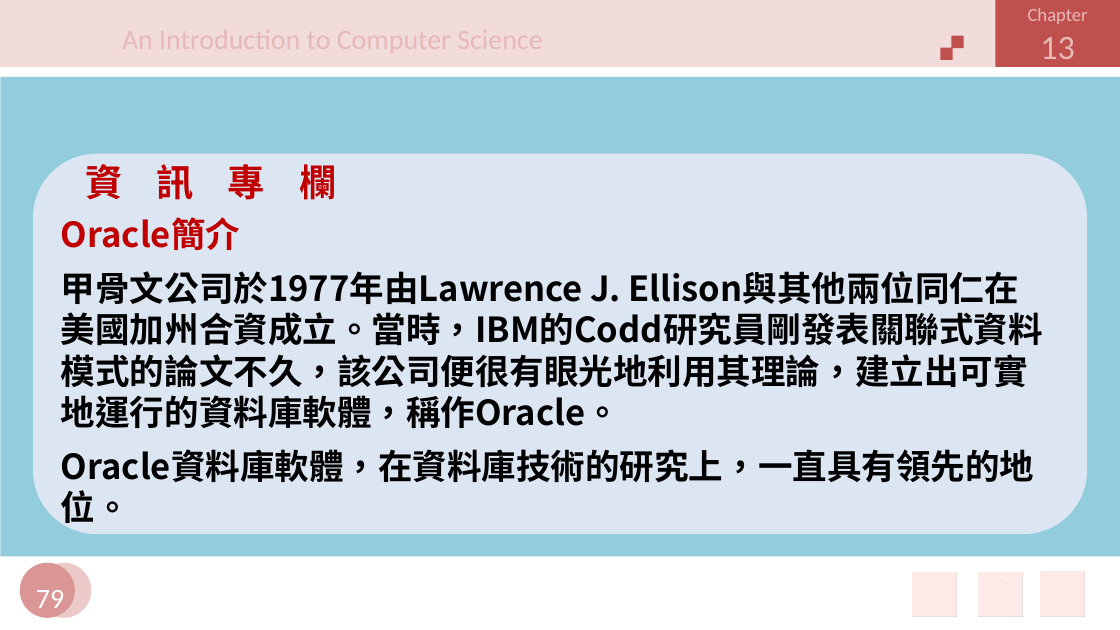
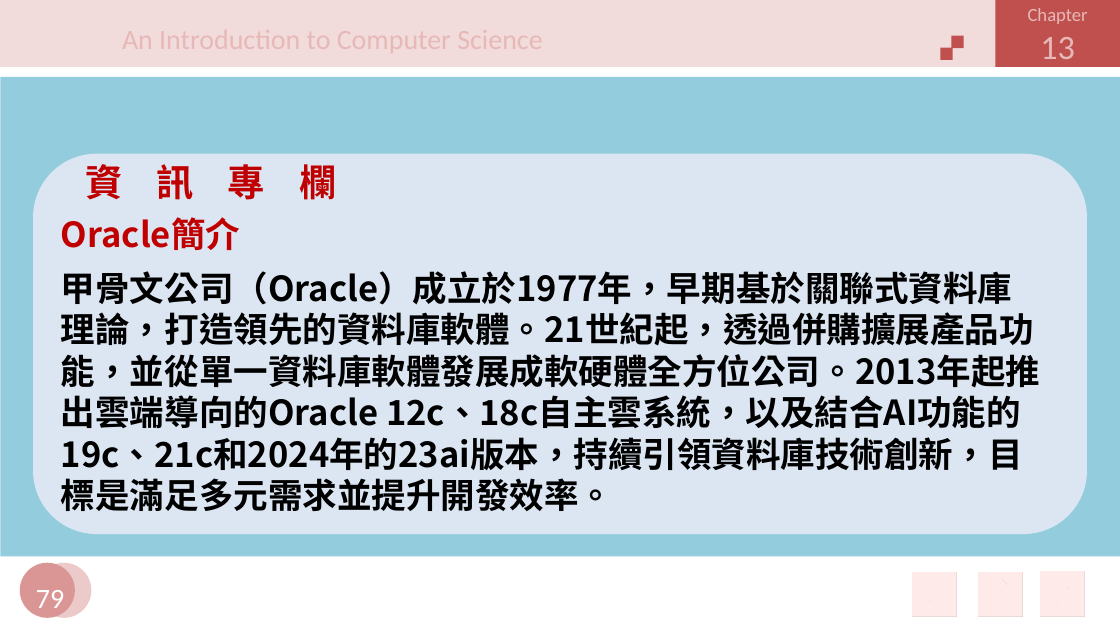
Before and after one commit to jiaweichang/biography, a slide deck: slide 79 of slides/11402/Introduction to Computer/CH13.pptx. Drawn at 1120x630 pixels with LibreOffice and Linux fonts; fonts in the diff are those of the drawing; background and template pictures are left out. Boxes give left, top, right and bottom in pixels: in the first picture for what was removed or moved away, otherwise in the second. Text is boxed around its words. In the diff, an @@ line names an element or a change of style, - is before the commit and + after.

```diff
--- a/slides/11402/Introduction to Computer/CH13.pptx
+++ b/slides/11402/Introduction to Computer/CH13.pptx
@@ text at (61,271,1040,511): text changed @@
-甲骨文公司於1977年由Lawrence J. Ellison與其他兩位同仁在美國加州合資成立。當時，IBM的Codd研究員剛發表關聯式資料模式的論文不久，該公司便很有眼光地利用其理論，建立出可實地運行的資料庫軟體，稱作Oracle。
-Oracle資料庫軟體，在資料庫技術的研究上，一直具有領先的地位。
+甲骨文公司（Oracle）成立於1977年，早期基於關聯式資料庫理論，打造領先的資料庫軟體。21世紀起，透過併購擴展產品功能，並從單一資料庫軟體發展成軟硬體全方位公司。2013年起推出雲端導向的Oracle 12c、18c自主雲系統，以及結合AI功能的19c、21c和2024年的23ai版本，持續引領資料庫技術創新，目標是滿足多元需求並提升開發效率。
```
Also in this commit, not shown: 22 other slides changed, 7 other files.
